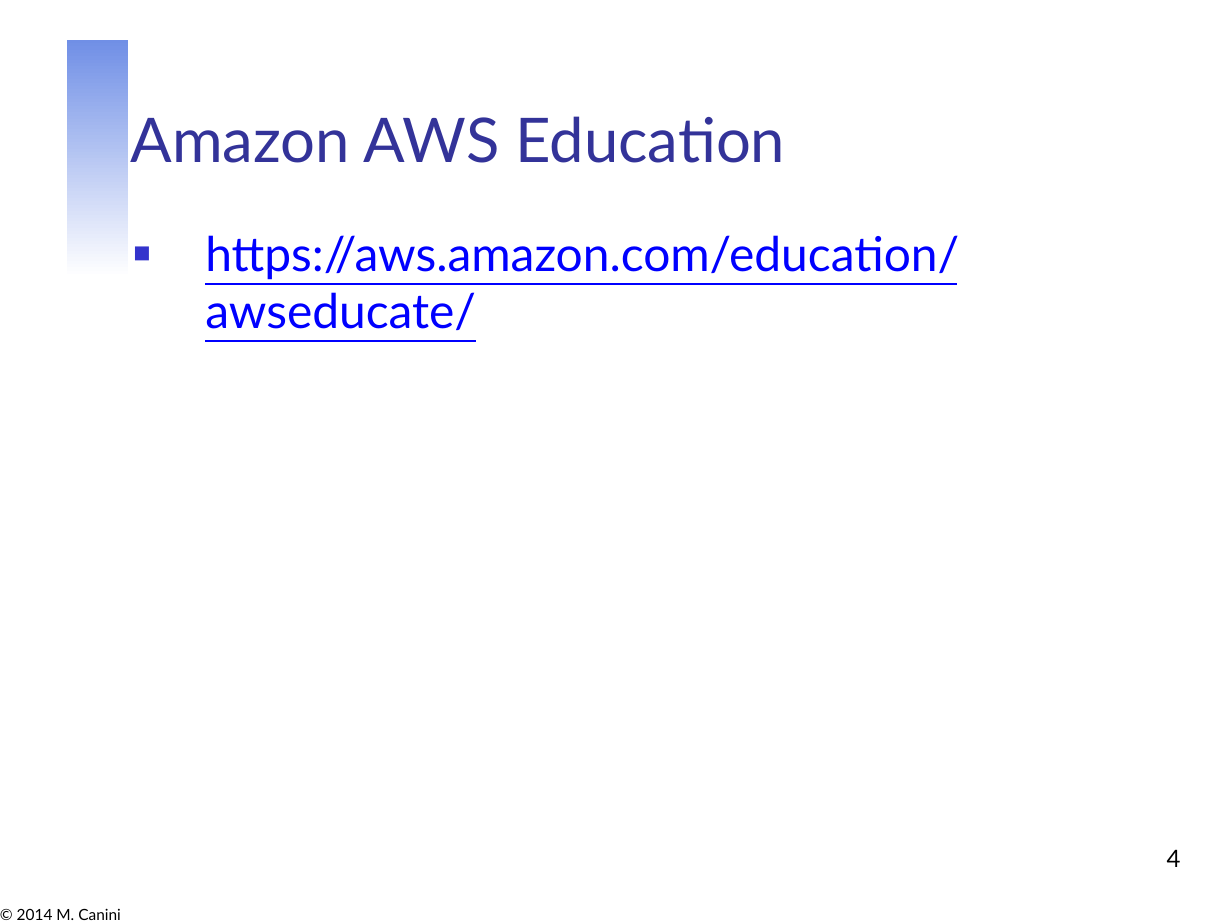
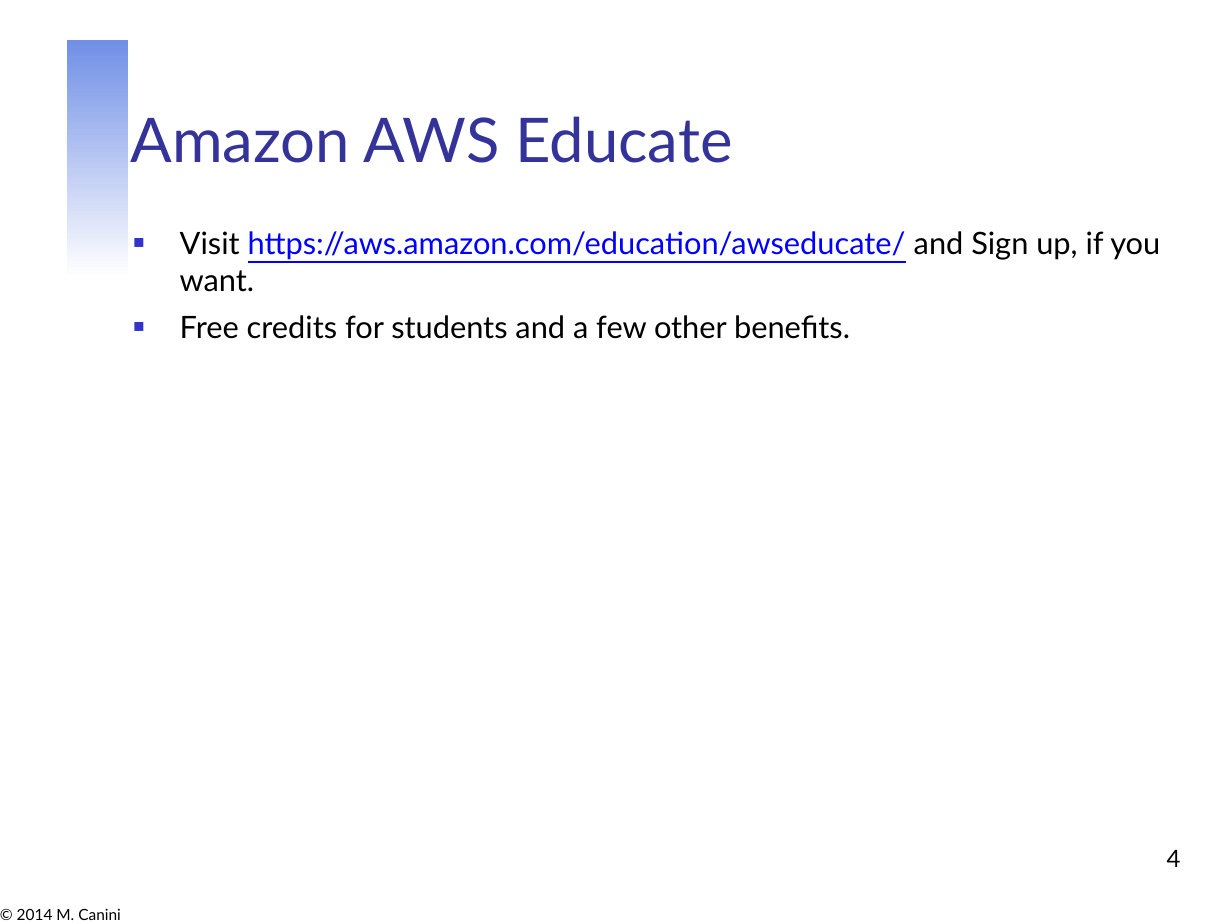
Before and after one commit to mcanini/INGI2145-2015, a slide deck: slide 4 of lab_sessions/1_setup/01-slides.pptx. Drawn at 1232x924 pixels with LibreOffice and Linux fonts; fonts in the diff are those of the drawing. Boxes give left, top, right and bottom in pixels: in the first picture for what was removed or moved away, otherwise in the second. Text is boxed around its words. In the diff, an @@ line names an element or a change of style, - is before the commit and + after.

```diff
--- a/lab_sessions/1_setup/01-slides.pptx
+++ b/lab_sessions/1_setup/01-slides.pptx
@@ title at box(131, 116, 732, 163): text changed @@
-Amazon AWS Education
+Amazon AWS Educate
@@ text at box(180, 231, 1160, 339): text changed; size 28 to 18 pt; text colour #0000FF to #000000 @@
-■ https://aws.amazon.com/education/awseducate/
+■ Visit https://aws.amazon.com/education/awseducate/ and Sign up, if you want.
+■ Free credits for students and a few other benefits.
```
Also in this commit, not shown: 1 other slide changed, 2 other files.
